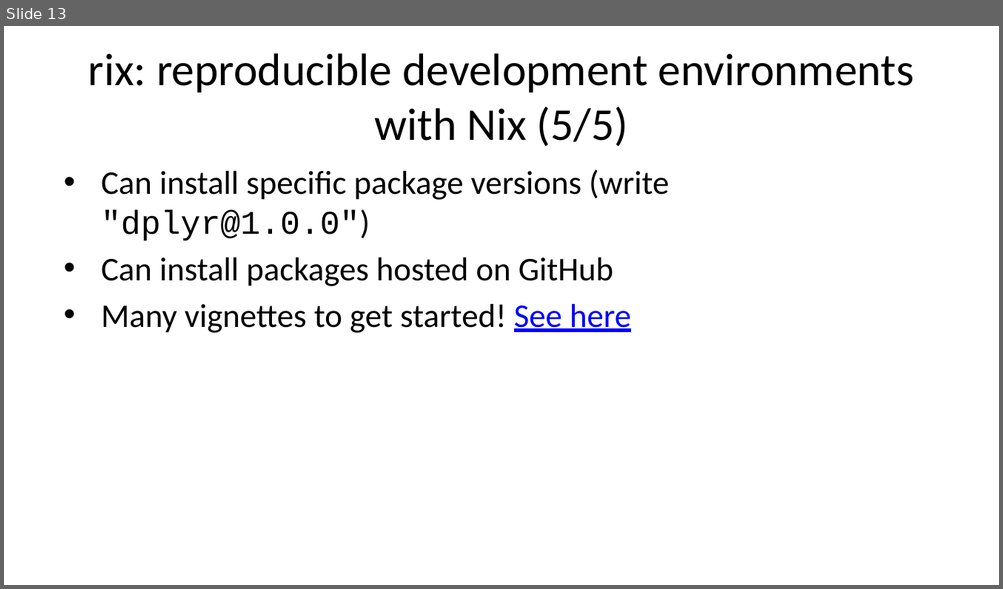
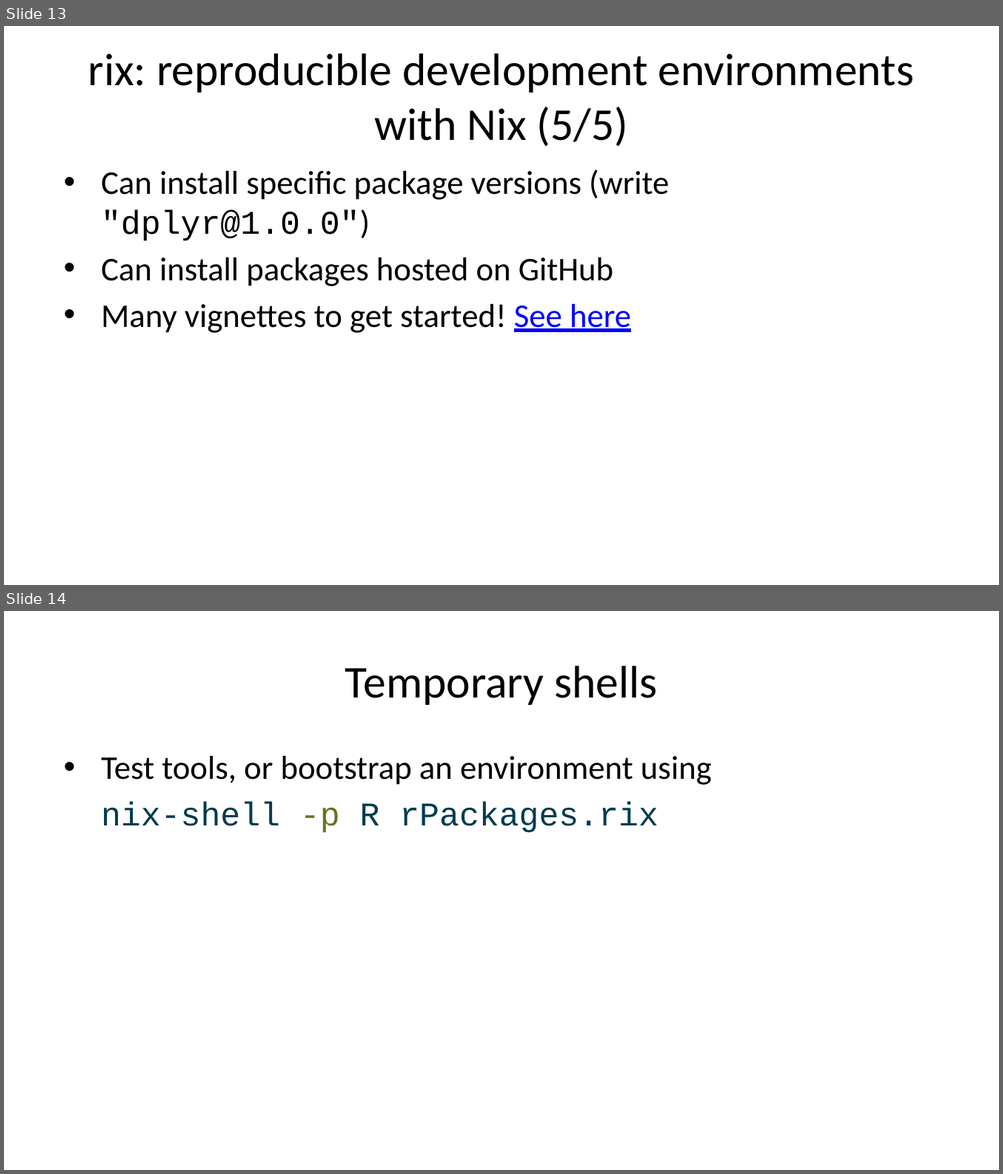
Before and after one commit to b-rodrigues/repro_ulisboa, a slide deck: docs/index.pptx. Shown one above the other, each under a label of ours: slide 13 before the commit, slides 13 and 14 after it. The pictures are 1003x589 and 1003x1174 pixels, drawn with LibreOffice and Linux fonts; fonts in the diff are those of the drawing. Boxes give left, top, right and bottom in pixels: in the first picture for what was removed or moved away, otherwise in the second. Text is boxed around its words. In the diff, an @@ line names an element or a change of style, - is before the commit and + after.

```diff
--- a/docs/index.pptx
+++ b/docs/index.pptx
@@ slide 14 added at box(4, 611, 999, 1170), background #FFFFFF @@
@@ title added at box(345, 666, 657, 705), 33 pt, text #000000 @@
+Temporary shells
@@ text added at box(101, 756, 711, 833), 24 pt, text #000000 @@
+• Test tools, or bootstrap an environment using
+nix-shell -p R rPackages.rix
```
Also in this commit, not shown: 15 other files.
